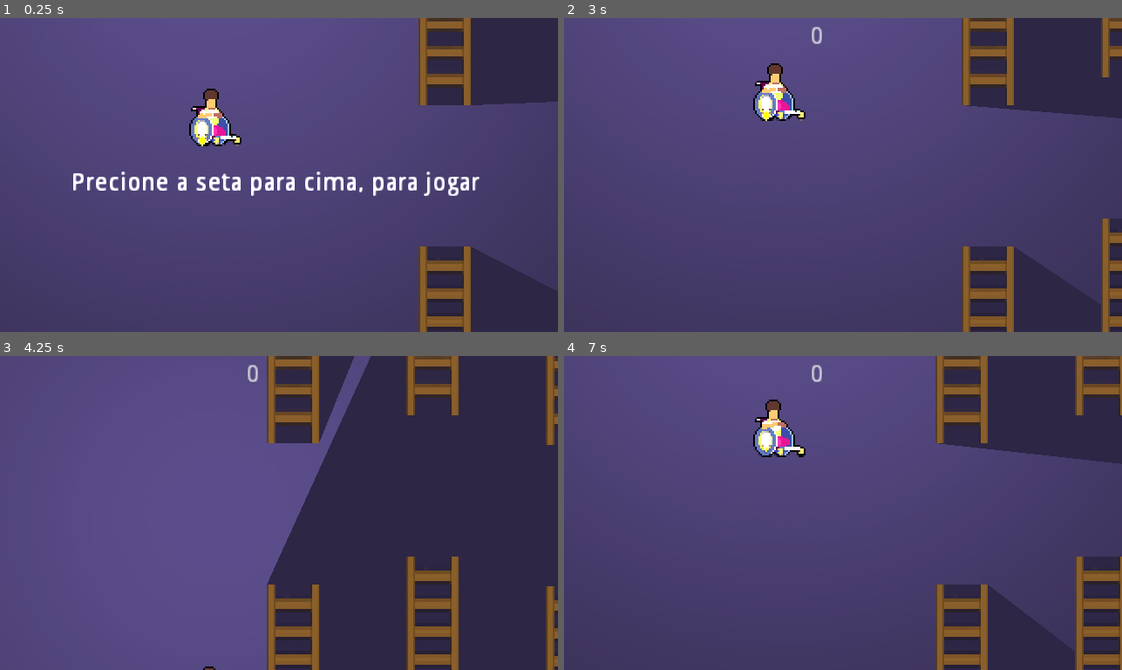
Above: before the commit, frames 1-4 (two rows, left to right).
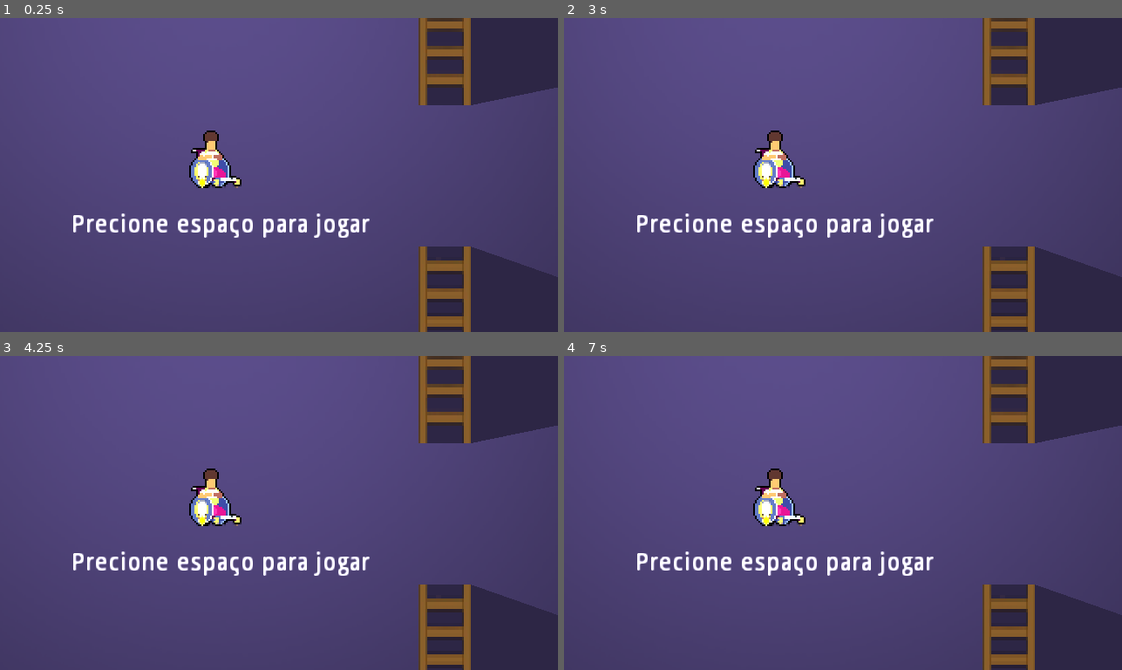
Above: after the commit, the same moments.

Repository: 2022M1T1-Inteli/Memories
Game: Godot game, scene res://Scenes/Level/PCD-World.tscn
The game is run twice, just before and just after one commit, with the same random seed, the same clock (stepped at 60 frames per second) and the same inputs. This scene is started directly instead of the project's main scene.
Inputs (mouse positions are in pixels of both pictures, inside the frame that each line leads up to):
- Up to frame 1 (0.25 s): no input
- Up to frame 2 (3 s): tap Enter at 0.5, 2 s; move the mouse to (965, 159) at 0.52 s; hold Right (ui_right) 0.53-1.28 s; tap Space at 1.25, 2.75 s; move the mouse to (731, 190) at 1.27 s; hold Down (ui_down) 1.28-2.03 s; move the mouse to (898, 105) at 2.02 s; hold Right (ui_right) 2.03-2.78 s; move the mouse to (815, 237) at 2.77 s; hold Up (ui_up) from 2.78 s (still down)
- Up to frame 3 (4.25 s): move the mouse to (446, 560) at 3.52 s; release Up (ui_up) at 3.53 s; hold Left (ui_left) from 3.53 s (still down)
- Up to frame 4 (7 s): move the mouse to (675, 465) at 4.27 s; tap Enter at 5 s; move the mouse to (870, 513) at 5.02 s; release Left (ui_left) at 5.03 s; hold Down (ui_down) 5.03-5.78 s; tap Space at 5.75 s; move the mouse to (759, 434) at 5.77 s; hold Right (ui_right) 5.78-6.53 s; move the mouse to (965, 497) at 6.52 s; hold Up (ui_up) from 6.53 s (still down)

The runs differ from the first frame. In frame 1, 5.4% of the frame differs, in the area x 13-100%, y 22-84%; in frame 2, 11%; in frame 3, 42%, in the area x 13-100%, y 0-100%; in frame 4, 17%.

Commit message:
PCD Level Bug solved

Diff:
--- a/src/Memories/Scenes/Level/PCD-World.tscn
+++ b/src/Memories/Scenes/Level/PCD-World.tscn
@@ -9,17 +9,6 @@
 [ext_resource path="res://Assets/Level/Cadeirante/Jump/jump-000.png" type="Texture" id=7]
 [ext_resource path="res://Scenes/Level/WallNode.tscn" type="PackedScene" id=8]
 
-[sub_resource type="GDScript" id=5]
-script/source = "extends Node2D
-
-var keyPressed = false
-func _ready():
-	if Input.is_action_just_pressed(\"ui_up\"):
-		keyPressed = true
-	if(keyPressed == true):
-		$Intrucao.hide()
-"
-
 [sub_resource type="SpriteFrames" id=4]
 animations = [ {
 "frames": [ ExtResource( 3 ) ],
@@ -27,14 +16,14 @@
 "name": "idle",
 "speed": 5.0
 }, {
+"frames": [ ExtResource( 6 ) ],
+"loop": true,
+"name": "fall",
+"speed": 5.0
+}, {
 "frames": [ ExtResource( 7 ) ],
 "loop": true,
 "name": "jump",
-"speed": 5.0
-}, {
-"frames": [ ExtResource( 6 ) ],
-"loop": true,
-"name": "fall",
 "speed": 5.0
 } ]
 
@@ -42,7 +31,6 @@
 extents = Vector2( 10, 88 )
 
 [node name="PCD-World" type="Node2D"]
-script = SubResource( 5 )
 
 [node name="CanvasLayer" type="CanvasLayer" parent="."]
 follow_viewport_enable = true
@@ -74,34 +62,27 @@
 }
 
 [node name="PlayerNode" type="Node2D" parent="."]
+pause_mode = 2
+position = Vector2( 0, 24 )
+__meta__ = {
+"_edit_group_": true
+}
 
 [node name="Player" type="KinematicBody2D" parent="PlayerNode"]
 position = Vector2( 80, 97 )
 script = ExtResource( 2 )
-__meta__ = {
-"_edit_group_": true
-}
 
 [node name="CollisionPolygon2D" type="CollisionPolygon2D" parent="PlayerNode/Player"]
 position = Vector2( -36.5, -36 )
 polygon = PoolVector2Array( -6, -6, -6, -5, -13, -5, -13, -4, -14, -4, -14, -3, -11, -3, -11, 1, -14, 3, -14, 5, -15, 5 …(392 unchanged characters)…
-__meta__ = {
-"_edit_group_": true
-}
 
 [node name="AnimatedSprite" type="AnimatedSprite" parent="PlayerNode/Player"]
 position = Vector2( -36.5, -35 )
 frames = SubResource( 4 )
 animation = "jump"
-__meta__ = {
-"_edit_group_": true
-}
 
 [node name="Detect" type="Area2D" parent="PlayerNode/Player"]
 position = Vector2( 38.5, 60 )
-__meta__ = {
-"_edit_group_": true
-}
 
 [node name="CollisionPolygon2D2" type="CollisionPolygon2D" parent="PlayerNode/Player/Detect"]
 position = Vector2( -75.5, -96 )
@@ -125,9 +106,9 @@
 [node name="Intrucao" type="Label" parent="PlayerNode/Player"]
 margin_left = -119.0
 margin_top = -3.0
-margin_right = 115.0
+margin_right = 56.0
 margin_bottom = 11.0
-text = "Precione a seta para cima, para jogar"
+text = "Precione espaço para jogar"
 __meta__ = {
 "_edit_use_anchors_": false
 }
--- a/src/Memories/Scenes/Level/Player.gd
+++ b/src/Memories/Scenes/Level/Player.gd
@@ -5,29 +5,41 @@
 const MAXFALLSPEED = 200
 const GRAVITY = 5
 
-
 var motion = Vector2()
 var Wall = preload("res://Scenes/Level/WallNode.tscn")
 var score = 0
+var paused = true
 var keyPressed = false
+
 func _ready():
 	pass
 
 func _physics_process(delta):
-	if Input.is_action_just_pressed("ui_up"):
+
+	if (paused == true):
+		get_tree().paused = true
+	elif (paused == false):
+		get_tree().paused = false
+
+	if Input.is_action_just_pressed("FLAP"):
 		keyPressed = true
 	if(keyPressed == true):
 		$Intrucao.hide()
 		motion.y += GRAVITY
 		if motion.y > MAXFALLSPEED:
 			motion.y = MAXFALLSPEED
-		if Input.is_action_just_pressed("ui_up"):
+
+		if Input.is_action_just_pressed("FLAP"):
 			motion.y = -FLAP
+			paused = false
+
 		motion = move_and_slide(motion, UP)
+
 		if motion.y < 0 :
 			$AnimatedSprite.play("jump")
 		elif motion.y > 0 :
 			$AnimatedSprite.play("fall")
+
 		get_parent().get_parent().get_node("CanvasLayer/Score").text = str(score)
 
 func Wall_reset():
@@ -41,10 +53,12 @@
 		body.queue_free()
 		Wall_reset()
 
+
 func _on_Detect_area_entered(area):
 	if area.name == "PointArea":
 		score = score + 1
 
+
 func _on_Detect_body_entered(body):
 	if body.name == "Walls":
 		get_tree().reload_current_scene()
--- a/src/Memories/Scenes/Level/PlayerNode.tscn
+++ b/src/Memories/Scenes/Level/PlayerNode.tscn
@@ -11,14 +11,14 @@
 "name": "idle",
 "speed": 5.0
 }, {
+"frames": [ ExtResource( 4 ) ],
+"loop": true,
+"name": "fall",
+"speed": 5.0
+}, {
 "frames": [ ExtResource( 3 ) ],
 "loop": true,
 "name": "jump",
-"speed": 5.0
-}, {
-"frames": [ ExtResource( 4 ) ],
-"loop": true,
-"name": "fall",
 "speed": 5.0
 } ]
 
--- a/src/Memories/Scenes/Level/Walls.gd
+++ b/src/Memories/Scenes/Level/Walls.gd
@@ -1,13 +1,8 @@
 extends StaticBody2D
 
-var keyPressed = false
+func _ready():
+	pass # Replace with function body.
 
-func _ready():
-	pass
 
 func _physics_process(delta):
-
-	if Input.is_action_just_pressed("ui_up"):
-		keyPressed = true
-	if(keyPressed == true):
-		position += Vector2(-1, 0)
+	position += Vector2(-1, 0)
Not shown: 1 places in src/Memories/Scenes/Level/PCD-World.tscn that only renumber resources
